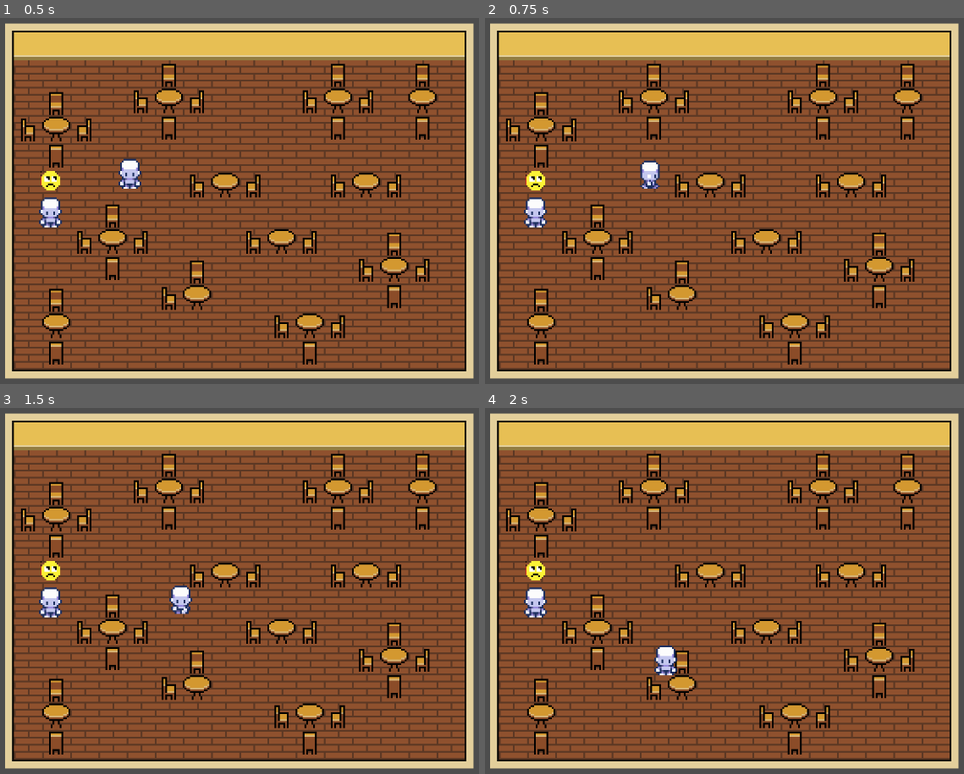
Above: before the commit, frames 1-4 (two rows, left to right).
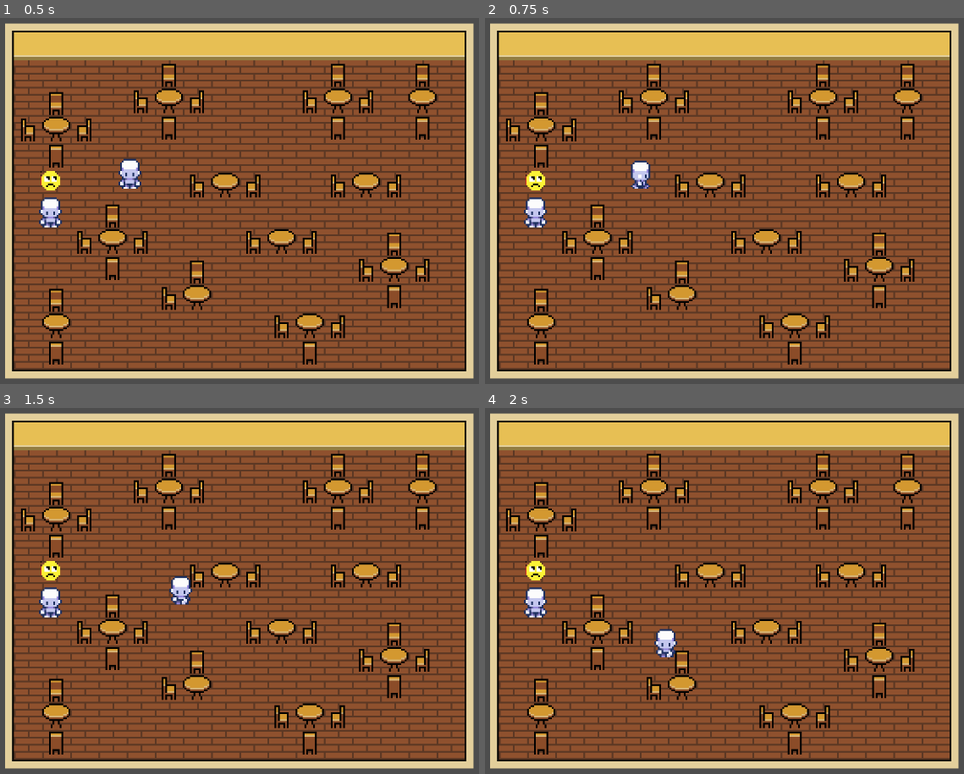
Above: after the commit, the same moments.

Repository: Jyrou/BrackeysJAM
Game: Godot game, scene res://CenaInicial.tscn
Same seed, same stepped clock (60 frames per second), same inputs: the game is played once before the commit and once after it.
Inputs:
- Up to frame 1 (0.5 s): no input
- Up to frame 2 (0.75 s): tap Enter at 0.5 s; hold D (Direita, bound only before the commit) from 0.53 s (still down); tap Shift (run, bound only after the commit) at 0.6 s
- Up to frame 3 (1.5 s): release D (Direita, bound only before the commit) at 1.28 s; hold S (Baixo, bound only before the commit) from 1.28 s (still down); tap Shift (run, bound only after the commit) at 1.35 s
- Up to frame 4 (2 s): keep holding S (Baixo, bound only before the commit)

Frame 1 is identical in both runs. In frame 2, 0.4% of the frame differs, in the area x 30-37%, y 38-47%; in frame 3, 0.4%; in frame 4, 0.5%, in the area x 35-41%, y 60-74%.

Commit message:
Update player movement

Diff:
--- a/Projeto/CenaInicial.tscn
+++ b/Projeto/CenaInicial.tscn
@@ -1,6 +1,6 @@
 [gd_scene load_steps=20 format=4 uid="uid://bwitmp6xwb65y"]
 
-[ext_resource type="Script" path="res://playerScript.gd" id="1_35msx"]
+[ext_resource type="Script" path="res://Script/playerScript.gd" id="1_35msx"]
 [ext_resource type="Texture2D" uid="uid://hya4h5xcxmkn" path="res://Sprites/Player_placeholder.png" id="1_se4kf"]
 [ext_resource type="TileSet" uid="uid://bortlou72jjgl" path="res://Tileset_PLACEHOLDER.tres" id="2_a7rvq"]
 [ext_resource type="PackedScene" uid="uid://bgb2tbp0tk0te" path="res://Scenes/NPC.tscn" id="4_yyk3m"]
@@ -20,22 +20,6 @@
 [sub_resource type="AtlasTexture" id="AtlasTexture_uq56c"]
 atlas = ExtResource("1_se4kf")
 region = Rect2(352, 0, 32, 32)
-
-[sub_resource type="AtlasTexture" id="AtlasTexture_q5hie"]
-atlas = ExtResource("1_se4kf")
-region = Rect2(0, 0, 32, 32)
-
-[sub_resource type="AtlasTexture" id="AtlasTexture_we3xj"]
-atlas = ExtResource("1_se4kf")
-region = Rect2(32, 0, 32, 32)
-
-[sub_resource type="AtlasTexture" id="AtlasTexture_7nj0v"]
-atlas = ExtResource("1_se4kf")
-region = Rect2(64, 0, 32, 32)
-
-[sub_resource type="AtlasTexture" id="AtlasTexture_psj18"]
-atlas = ExtResource("1_se4kf")
-region = Rect2(96, 0, 32, 32)
 
 [sub_resource type="AtlasTexture" id="AtlasTexture_f1r6i"]
 atlas = ExtResource("1_se4kf")
@@ -57,6 +41,22 @@
 atlas = ExtResource("1_se4kf")
 region = Rect2(224, 0, 32, 32)
 
+[sub_resource type="AtlasTexture" id="AtlasTexture_q5hie"]
+atlas = ExtResource("1_se4kf")
+region = Rect2(0, 0, 32, 32)
+
+[sub_resource type="AtlasTexture" id="AtlasTexture_we3xj"]
+atlas = ExtResource("1_se4kf")
+region = Rect2(32, 0, 32, 32)
+
+[sub_resource type="AtlasTexture" id="AtlasTexture_7nj0v"]
+atlas = ExtResource("1_se4kf")
+region = Rect2(64, 0, 32, 32)
+
+[sub_resource type="AtlasTexture" id="AtlasTexture_psj18"]
+atlas = ExtResource("1_se4kf")
+region = Rect2(96, 0, 32, 32)
+
 [sub_resource type="SpriteFrames" id="SpriteFrames_2l25y"]
 animations = [{
 "frames": [{
@@ -73,7 +73,32 @@
 "texture": SubResource("AtlasTexture_uq56c")
 }],
 "loop": true,
-"name": &"Baixo",
+"name": &"down",
+"speed": 8.0
+}, {
+"frames": [{
+"duration": 1.0,
+"texture": SubResource("AtlasTexture_f1r6i")
+}],
+"loop": false,
+"name": &"idleDown",
+"speed": 5.0
+}, {
+"frames": [{
+"duration": 1.0,
+"texture": SubResource("AtlasTexture_rai1m")
+}, {
+"duration": 1.0,
+"texture": SubResource("AtlasTexture_ydtx7")
+}, {
+"duration": 1.0,
+"texture": SubResource("AtlasTexture_0k4lo")
+}, {
+"duration": 1.0,
+"texture": SubResource("AtlasTexture_lb6uv")
+}],
+"loop": true,
+"name": &"side",
 "speed": 8.0
 }, {
 "frames": [{
@@ -90,32 +115,7 @@
 "texture": SubResource("AtlasTexture_psj18")
 }],
 "loop": true,
-"name": &"Cima",
-"speed": 8.0
-}, {
-"frames": [{
-"duration": 1.0,
-"texture": SubResource("AtlasTexture_f1r6i")
-}],
-"loop": false,
-"name": &"Idle",
-"speed": 5.0
-}, {
-"frames": [{
-"duration": 1.0,
-"texture": SubResource("AtlasTexture_rai1m")
-}, {
-"duration": 1.0,
-"texture": SubResource("AtlasTexture_ydtx7")
-}, {
-"duration": 1.0,
-"texture": SubResource("AtlasTexture_0k4lo")
-}, {
-"duration": 1.0,
-"texture": SubResource("AtlasTexture_lb6uv")
-}],
-"loop": true,
-"name": &"Lado",
+"name": &"up",
 "speed": 8.0
 }]
 
@@ -133,7 +133,7 @@
 
 [node name="AnimatedSprite2D" type="AnimatedSprite2D" parent="CharacterBody2D"]
 sprite_frames = SubResource("SpriteFrames_2l25y")
-animation = &"Idle"
+animation = &"up"
 offset = Vector2(0.5, 0)
 
 [node name="CollisionShape2D" type="CollisionShape2D" parent="CharacterBody2D"]
--- /dev/null
+++ b/Projeto/Script/playerScript.gd
@@ -0,0 +1,37 @@
+extends CharacterBody2D
+class_name Player
+
+var SPEED = 60.0
+var directionVector = Vector2.ZERO
+var animation = ""
+@onready var animatedSprite : AnimatedSprite2D = $AnimatedSprite2D
+
+func _process(_delta):
+	if Input.is_action_just_pressed("run"):
+		SPEED += 40
+		animatedSprite.speed_scale = 1.5
+	elif Input.is_action_just_released("run") and SPEED == 100.0:
+		SPEED -= 40
+		animatedSprite.speed_scale = 1
+	update_animation()
+
+func _physics_process(_delta):
+	directionVector = Input.get_vector("left", "right", "up", "down")
+	velocity = directionVector.normalized() * SPEED
+	move_and_slide()
+
+
+func update_animation():
+	if velocity.y < 0:
+		animation = "up"
+	elif velocity.y > 0:
+		animation = "down"
+	elif velocity.x != 0:
+		animation = "side"
+		if velocity.x > 0:
+			animatedSprite.flip_h = false
+		elif velocity.x < 0:
+			animatedSprite.flip_h = true
+	else:
+		animation = "idleDown"
+	animatedSprite.play(animation)
--- a/Projeto/playerScript.gd
+++ /dev/null
@@ -1,25 +0,0 @@
-extends CharacterBody2D
-
-@onready var sprite : AnimatedSprite2D = $AnimatedSprite2D
-const SPEED = 100.0
-
-func _physics_process(_delta: float) -> void:
-	#Pega os inputs do jogador em um Vector, tipo os de GA. Ex: (1, 1), (12, -14)
-	var direction := Input.get_vector("Esquerda", "Direita", "Cima", "Baixo")
-	velocity = direction.normalized() * SPEED #Aplica na velocidade
-
-	move_and_slide()
-	animacao()
-
-func animacao():
-	if velocity: #Se velocidade não é nula, podemos fazer as contas pra saber qual animação
-		if abs(velocity.x) > abs(velocity.y): #Quero saber qual módulo da velocidade é maior
-			sprite.play("Lado")
-			sprite.flip_h = velocity.x < 0 #Vira o personagem
-		else:
-			if velocity.y > 0: #Temos que lembrar que na Godot, negativo é pra cima
-				sprite.play("Baixo")
-			else:
-				sprite.play("Cima")
-	else:
-		sprite.play("Idle")
--- a/Projeto/project.godot
+++ b/Projeto/project.godot
@@ -21,28 +21,33 @@
 
 [input]
 
-Cima={
+up={
 "deadzone": 0.5,
 "events": [Object(InputEventKey,"resource_local_to_scene":false,"resource_name":"","device":-1,"window_id":0,"alt_press …(192 unchanged characters)…
 , Object(InputEventKey,"resource_local_to_scene":false,"resource_name":"","device":-1,"window_id":0,"alt_pressed":false …(186 unchanged characters)…
 ]
 }
-Baixo={
+down={
 "deadzone": 0.5,
 "events": [Object(InputEventKey,"resource_local_to_scene":false,"resource_name":"","device":-1,"window_id":0,"alt_press …(192 unchanged characters)…
 , Object(InputEventKey,"resource_local_to_scene":false,"resource_name":"","device":-1,"window_id":0,"alt_pressed":false …(186 unchanged characters)…
 ]
 }
-Direita={
+right={
 "deadzone": 0.5,
 "events": [Object(InputEventKey,"resource_local_to_scene":false,"resource_name":"","device":-1,"window_id":0,"alt_press …(192 unchanged characters)…
 , Object(InputEventKey,"resource_local_to_scene":false,"resource_name":"","device":-1,"window_id":0,"alt_pressed":false …(186 unchanged characters)…
 ]
 }
-Esquerda={
+left={
 "deadzone": 0.5,
 "events": [Object(InputEventKey,"resource_local_to_scene":false,"resource_name":"","device":-1,"window_id":0,"alt_press …(191 unchanged characters)…
 , Object(InputEventKey,"resource_local_to_scene":false,"resource_name":"","device":-1,"window_id":0,"alt_pressed":false …(186 unchanged characters)…
+]
+}
+run={
+"deadzone": 0.5,
+"events": [Object(InputEventKey,"resource_local_to_scene":false,"resource_name":"","device":-1,"window_id":0,"alt_pressed":false,"shift_pressed":false,"ctrl_pressed":false,"meta_pressed":false,"pressed":false,"keycode":0,"physical_keycode":4194325,"key_label":0,"unicode":0,"location":0,"echo":false,"script":null)
 ]
 }
 
